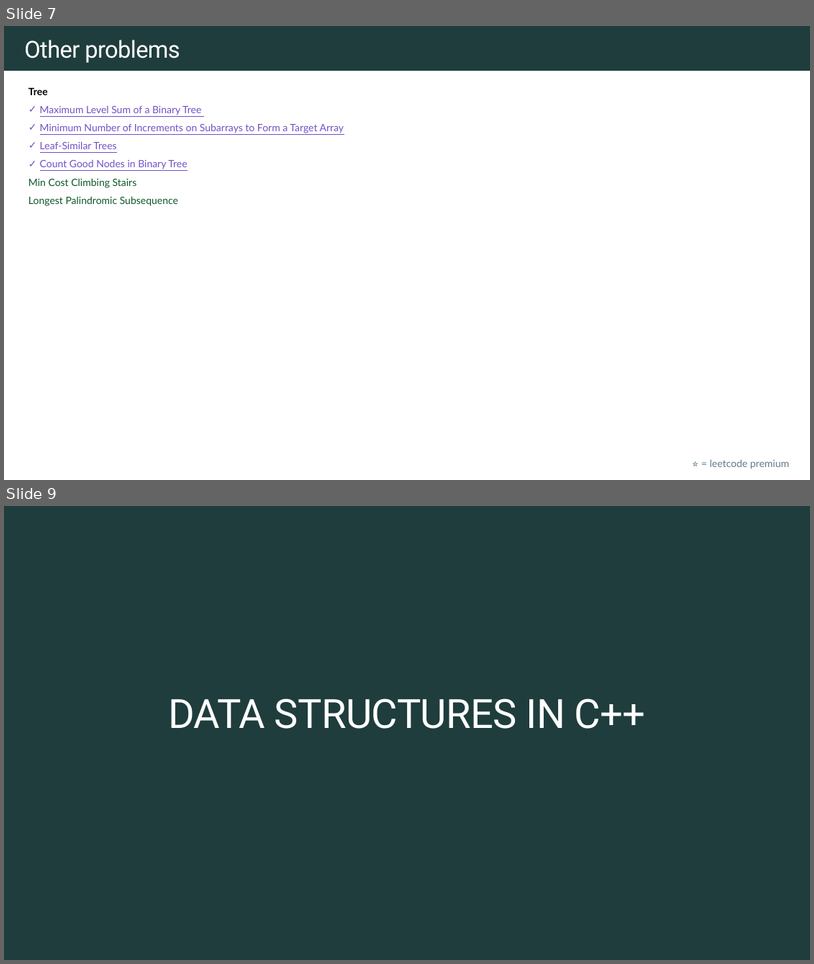
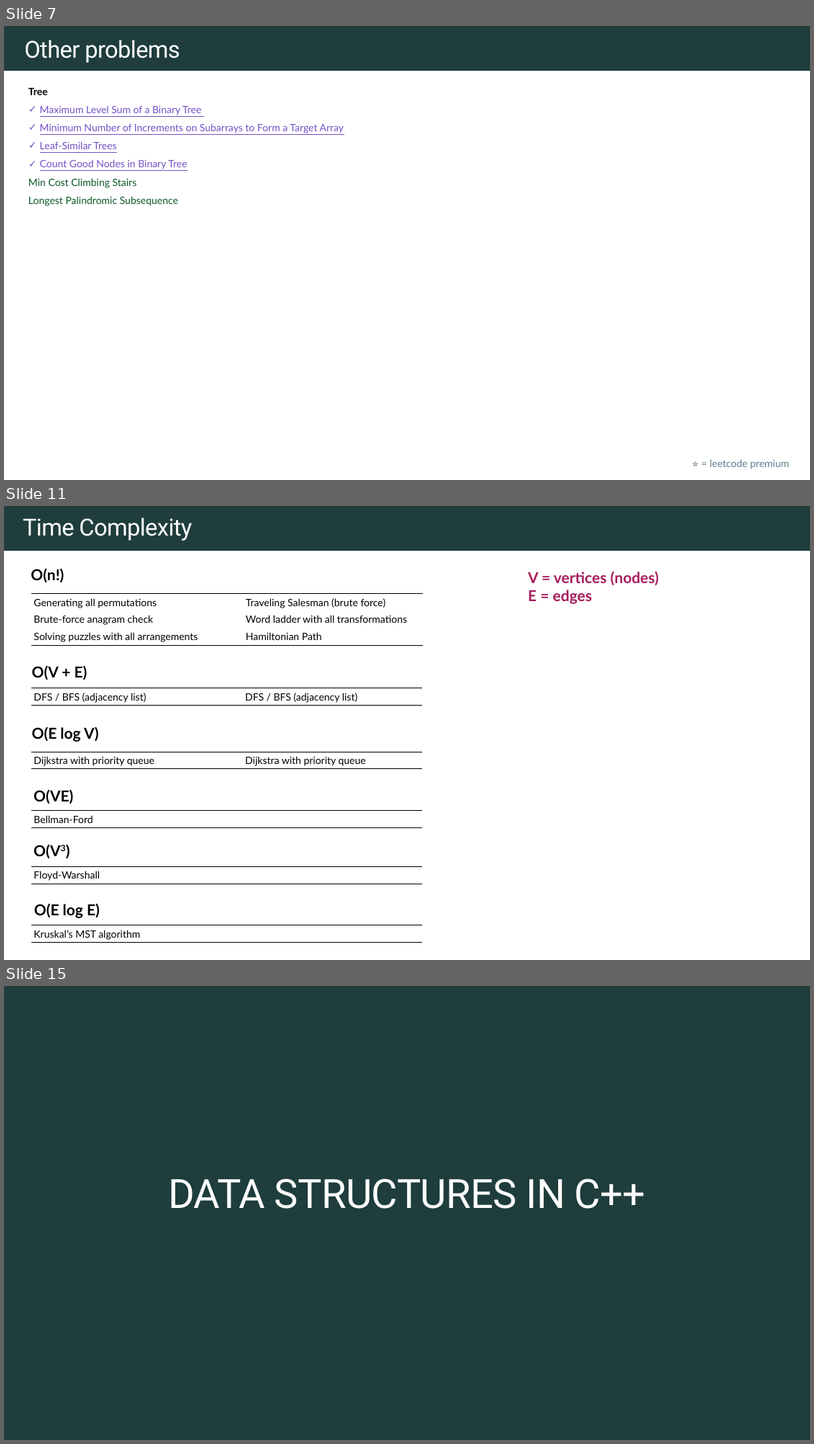
Before and after one commit to rfdavid/coding-interview-handbook-cpp, a slide deck: Algorithm and problem Solving Cheatsheet.pptm. Shown one above the other, each under a label of ours: slides 7 and 9 before the commit, slides 7, 11 and 15 after it; the slides between them are not shown. The pictures are 814x964 and 814x1444 pixels, drawn with LibreOffice and Linux fonts; fonts in the diff are those of the drawing. Boxes give left, top, right and bottom in pixels: in the first picture for what was removed or moved away, otherwise in the second. Text is boxed around its words. In the diff, an @@ line names an element or a change of style, - is before the commit and + after.

Commit message:
Added time and space complexities

```diff
--- a/Algorithm and problem Solving Cheatsheet.pptm
+++ b/Algorithm and problem Solving Cheatsheet.pptm
@@ slide 11 added at (x1=4, y1=506, x2=810, y2=960), background #FFFFFF; not listed: 1 template element that a slide beside it also shows @@
@@ title added at (x1=23, y1=518, x2=192, y2=541), 28 pt, text #FFFFFF @@
+Time Complexity
@@ text added at (x1=31, y1=568, x2=64, y2=582), 18 pt, text #000000, bold @@
+O(n!)
@@ text added at (x1=528, y1=571, x2=659, y2=604), 18 pt, text #A71D5D, bold @@
+V = vertices (nodes)
+E = edges
@@ table added at (x1=31, y1=594, x2=423, y2=645), 3 rows, 2 columns @@
+Generating all permutations | Traveling Salesman (brute force)
+Brute-force anagram check | Word ladder with all transformations
+Solving puzzles with all arrangements | Hamiltonian Path
@@ text added at (x1=32, y1=665, x2=88, y2=680), 18 pt, text #000000, bold @@
+O(V + E)
@@ table added at (x1=31, y1=688, x2=422, y2=705), 1 rows, 2 columns @@
+DFS / BFS (adjacency list) | DFS / BFS (adjacency list)
@@ text added at (x1=32, y1=726, x2=99, y2=741), 18 pt, text #000000, bold @@
+O(E log V)
@@ table added at (x1=31, y1=752, x2=422, y2=769), 1 rows, 2 columns @@
+Dijkstra with priority queue | Dijkstra with priority queue
@@ text added at (x1=34, y1=789, x2=73, y2=803), 18 pt, text #000000, bold @@
+O(VE)
@@ table added at (x1=31, y1=811, x2=422, y2=828), 1 rows, 2 columns @@
+Bellman-Ford | 
@@ text added at (x1=34, y1=844, x2=60, y2=858), 18 pt, text #000000, bold @@
+O(V3)
@@ table added at (x1=31, y1=867, x2=422, y2=883), 1 rows, 2 columns @@
+Floyd-Warshall | 
@@ text added at (x1=34, y1=903, x2=100, y2=918), 18 pt, text #000000, bold @@
+O(E log E)
@@ table added at (x1=31, y1=924, x2=422, y2=942), 1 rows, 2 columns @@
+Kruskal’s MST algorithm | 
@@ what was slide 9 is now slide 15 @@
```
Also in this commit, not shown: 2 slides changed, 5 other slides added, 16 other files.
